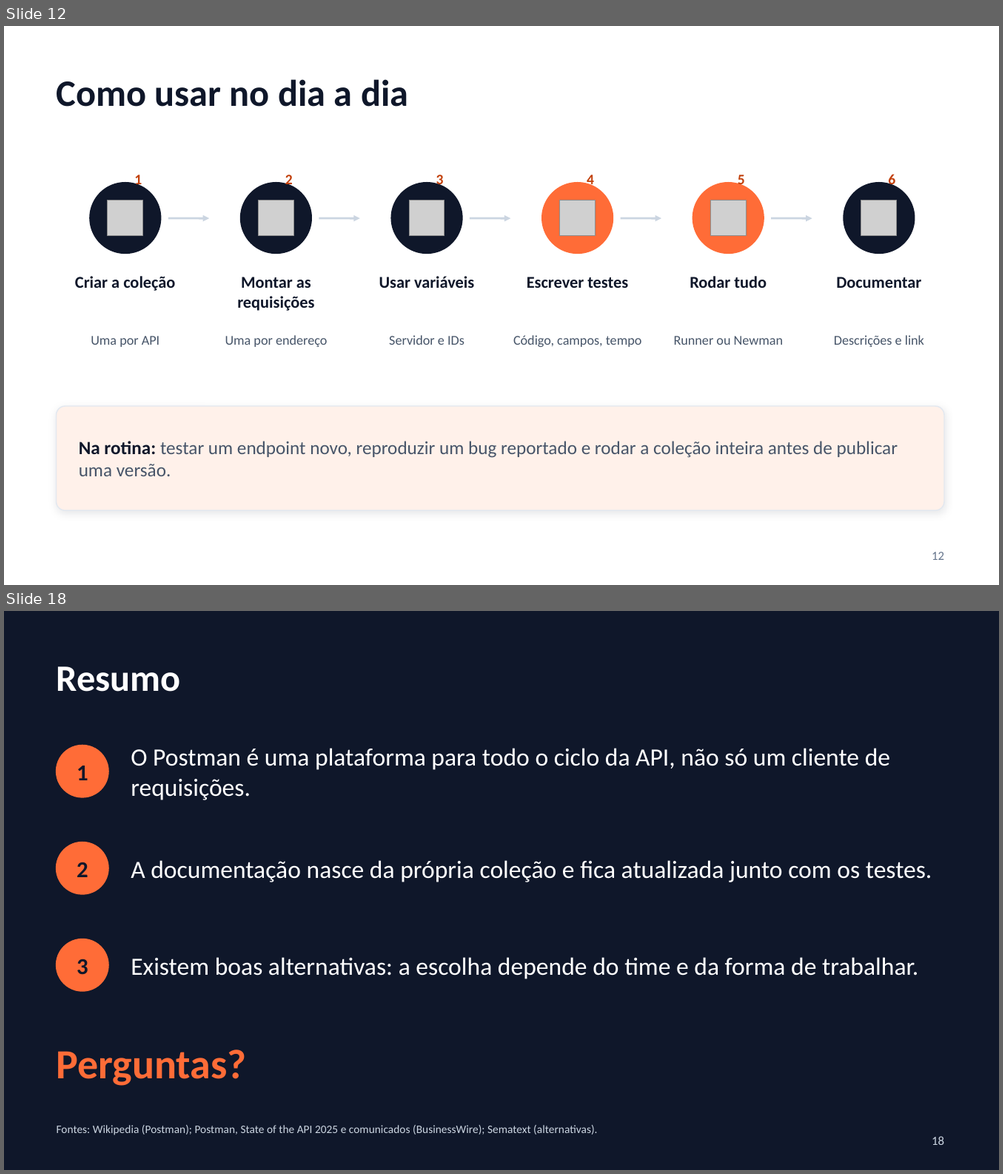
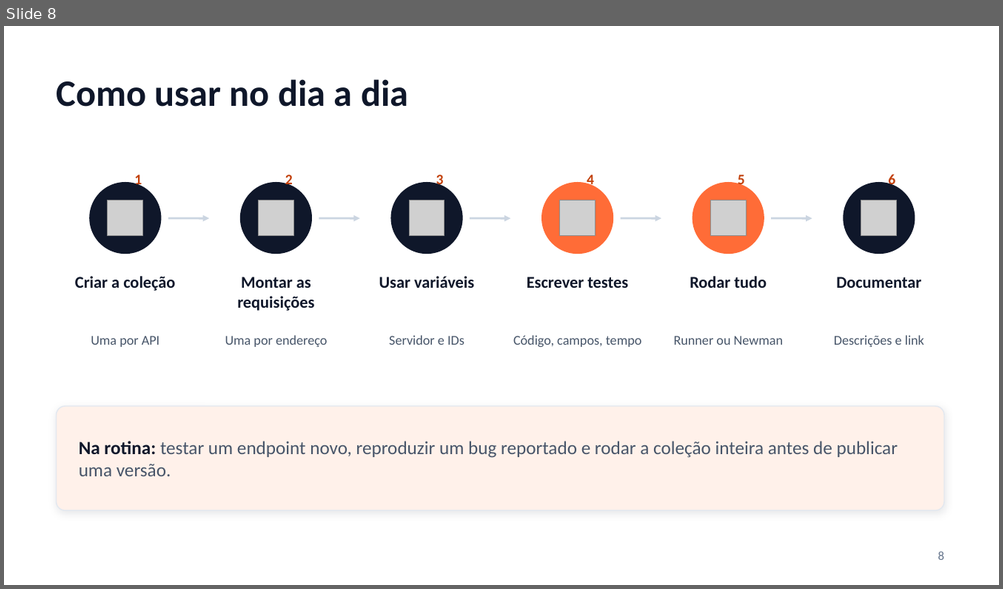
Before and after one commit to marck-2/helpdesk-local-postman, a slide deck: Slides_Postman/Apresentacao_Postman.pptx. Shown one above the other, each under a label of ours: slides 12 and 18 before the commit, slide 8 after it; the slides between them are not shown. The pictures are 1003x1174 and 1003x589 pixels, drawn with LibreOffice and Linux fonts; fonts in the diff are those of the drawing; grey boxes stand for pictures. Boxes give left, top, right and bottom in pixels: in the first picture for what was removed or moved away, otherwise in the second. Text is boxed around its words. In the diff, an @@ line names an element or a change of style, - is before the commit and + after.

Commit message:
Atualiza slides da apresentação

```diff
--- a/Slides_Postman/Apresentacao_Postman.pptx
+++ b/Slides_Postman/Apresentacao_Postman.pptx
@@ slide 18 removed at <box>4,611,999,1170</box>, background #0F172A @@
@@ text removed at <box>57,667,181,692</box> @@
-Resumo
@@ ellipse removed at <box>57,745,108,797</box> @@
@@ text removed at <box>77,766,88,780</box> @@
-1
@@ text removed at <box>131,748,890,800</box> @@
-O Postman é uma plataforma para todo o ciclo da API, não só um cliente de requisições.
@@ ellipse removed at <box>57,843,108,894</box> @@
@@ text removed at <box>77,863,88,877</box> @@
-2
@@ text removed at <box>131,860,932,883</box> @@
-A documentação nasce da própria coleção e fica atualizada junto com os testes.
@@ ellipse removed at <box>57,940,108,991</box> @@
@@ text removed at <box>77,960,88,975</box> @@
-3
@@ text removed at <box>131,957,918,980</box> @@
-Existem boas alternativas: a escolha depende do time e da forma de trabalhar.
@@ text removed at <box>57,1050,247,1086</box> @@
-Perguntas?
@@ text removed at <box>57,1125,597,1136</box> @@
-Fontes: Wikipedia (Postman); Postman, State of the API 2025 e comunicados (BusinessWire); Sematext (alternativas).
@@ page number removed at <box>931,1136,944,1145</box> @@
-18
@@ what was slide 12 is now slide 8 @@
@@ page number at <box>938,551,944,560</box>: text changed @@
-12
+8
```
Also in this commit, not shown: 4 slides changed, 7 other slides removed, 1 other file.
